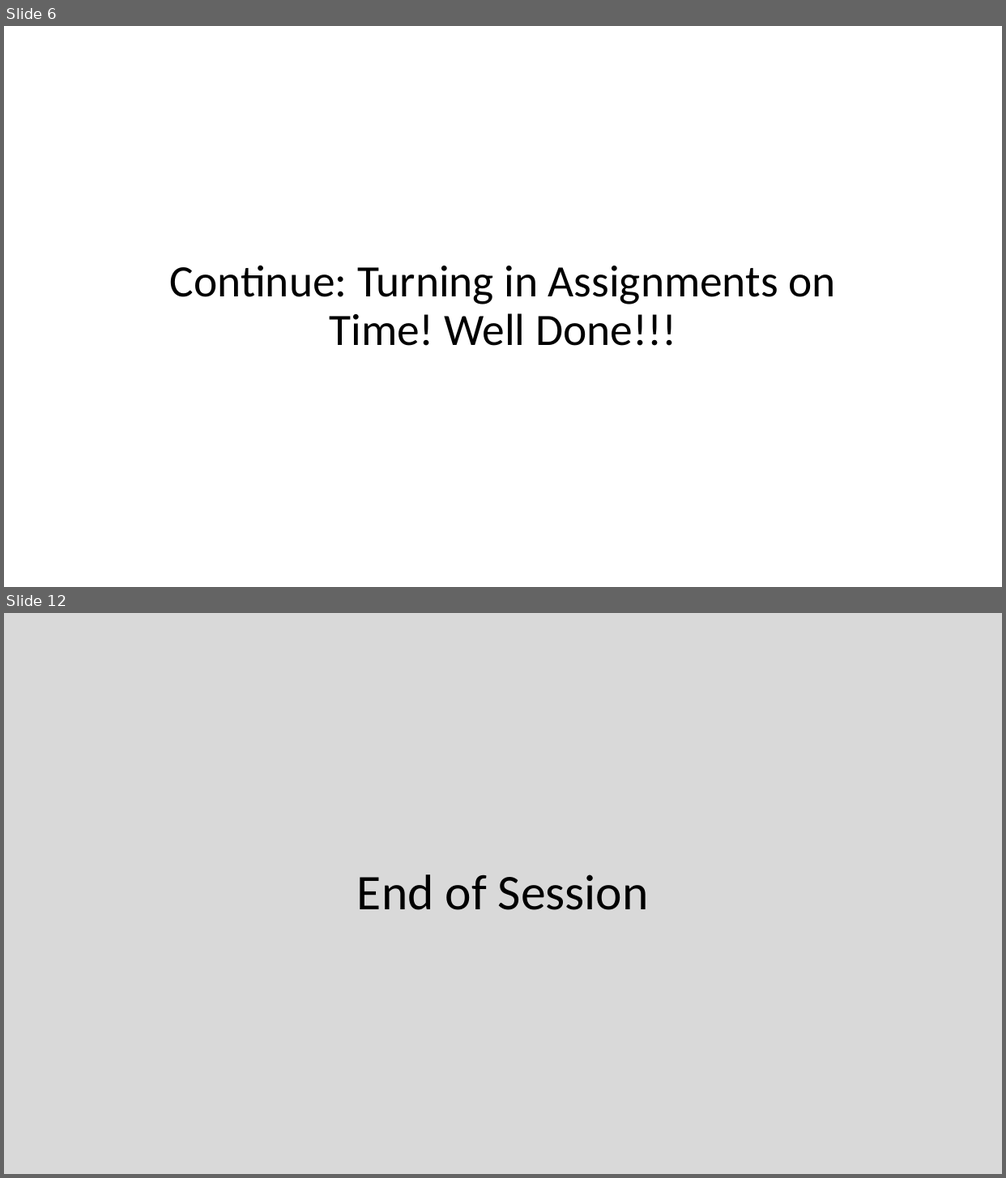
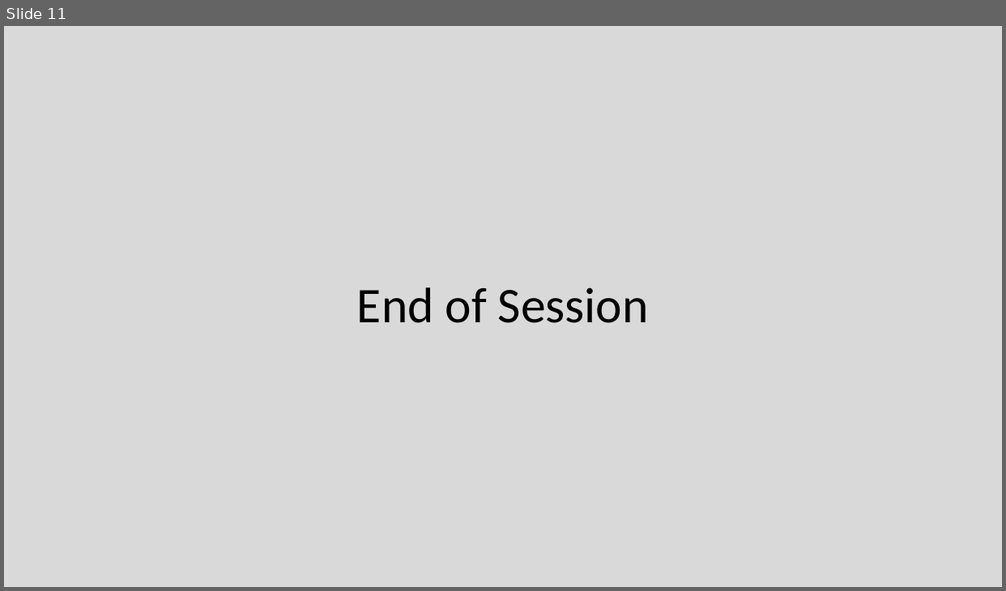
Before and after one commit to EricJPogue/CPSC-24500, a slide deck: lecture-slides/2019-09-06-oop.pptx. Shown one above the other, each under a label of ours: slides 6 and 12 before the commit, slide 11 after it; the slides between them are not shown. The pictures are 1006x1178 and 1006x591 pixels, drawn with LibreOffice and Linux fonts; fonts in the diff are those of the drawing. Boxes give left, top, right and bottom in pixels: in the first picture for what was removed or moved away, otherwise in the second. Text is boxed around its words. In the diff, an @@ line names an element or a change of style, - is before the commit and + after.

```diff
--- a/lecture-slides/2019-09-06-oop.pptx
+++ b/lecture-slides/2019-09-06-oop.pptx
@@ slide 6 removed at (x1=4, y1=26, x2=1002, y2=587), background #FFFFFF @@
@@ title removed at (x1=170, y1=265, x2=835, y2=346) @@
-Continue: Turning in Assignments on Time! Well Done!!!
@@ what was slide 12 is now slide 11 @@
```
Also in this commit, not shown: 4 slides changed, 6 slides added, 9 other slides removed, 1 other file.
